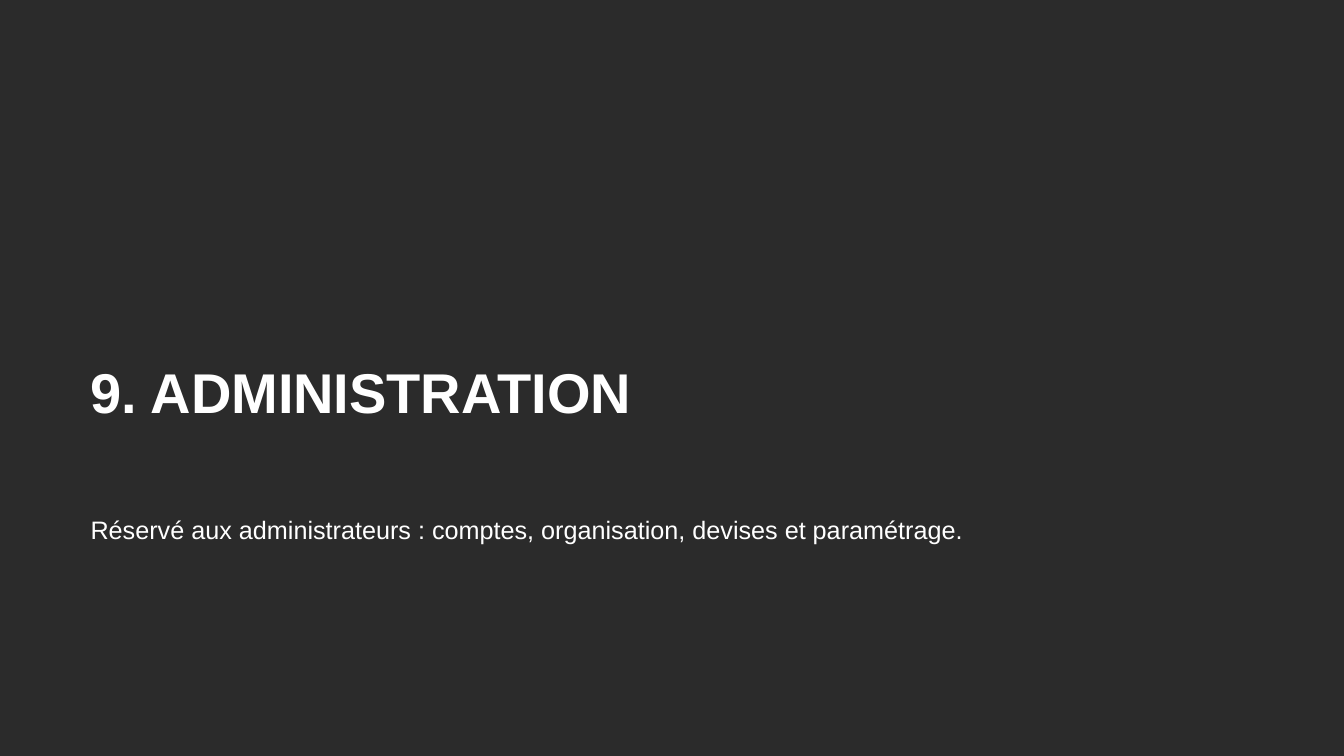
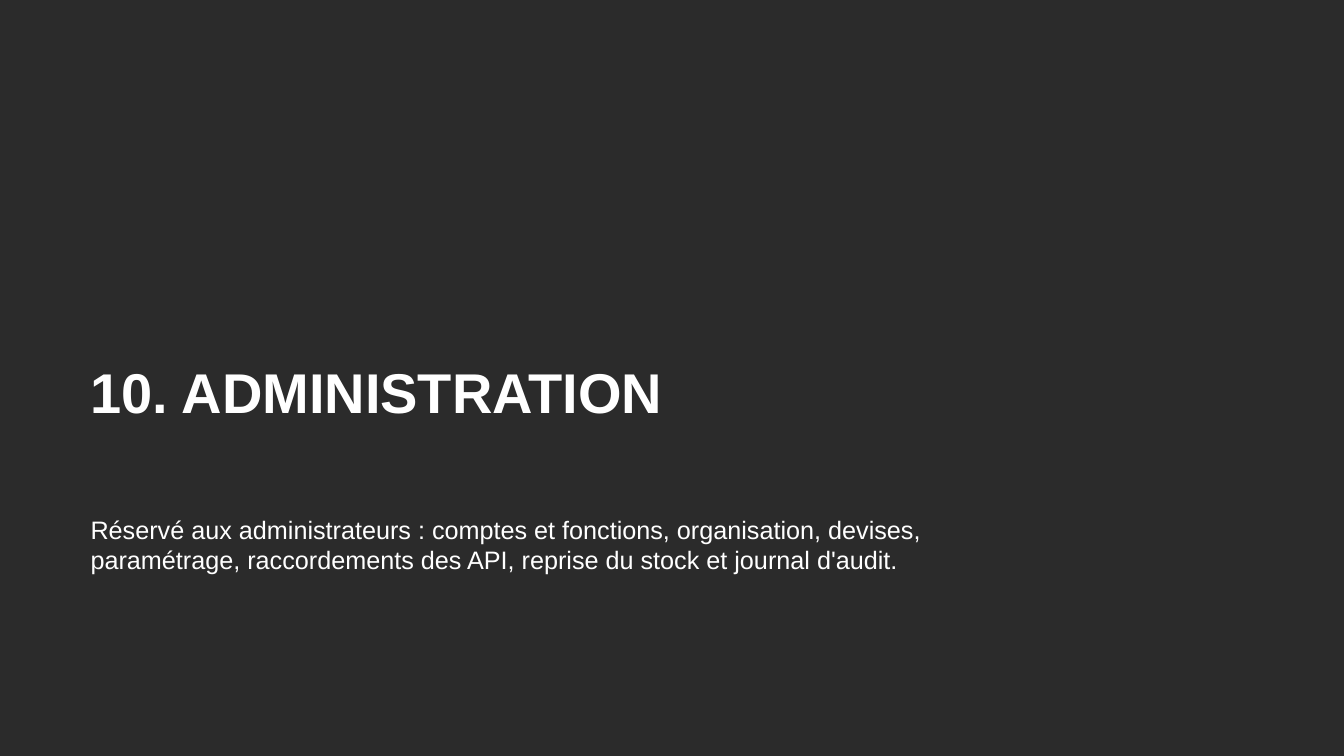
Before and after one commit to tariqeddoumi/Entreprise-scoring-cl, a slide deck: slide 79 of docs/guides/Guide_utilisateur_outil_notation.pptx (slide 61 before the commit). Drawn at 1344x756 pixels with LibreOffice and Linux fonts; fonts in the diff are those of the drawing; background and template pictures are left out; a plain dark background stands for a picture behind light text. Boxes give left, top, right and bottom in pixels: in the first picture for what was removed or moved away, otherwise in the second. Text is boxed around its words. In the diff, an @@ line names an element or a change of style, - is before the commit and + after.

```diff
--- a/docs/guides/Guide_utilisateur_outil_notation.pptx
+++ b/docs/guides/Guide_utilisateur_outil_notation.pptx
@@ title at (91,374,662,414): text changed @@
-9. ADMINISTRATION
+10. ADMINISTRATION
@@ text at (91,520,920,575): text changed @@
-Réservé aux administrateurs : comptes, organisation, devises et paramétrage.
+Réservé aux administrateurs : comptes et fonctions, organisation, devises, paramétrage, raccordements des API, reprise du stock et journal d'audit.
```
Also in this commit, not shown: 14 other slides changed, 24 slides added, 1 other file.
